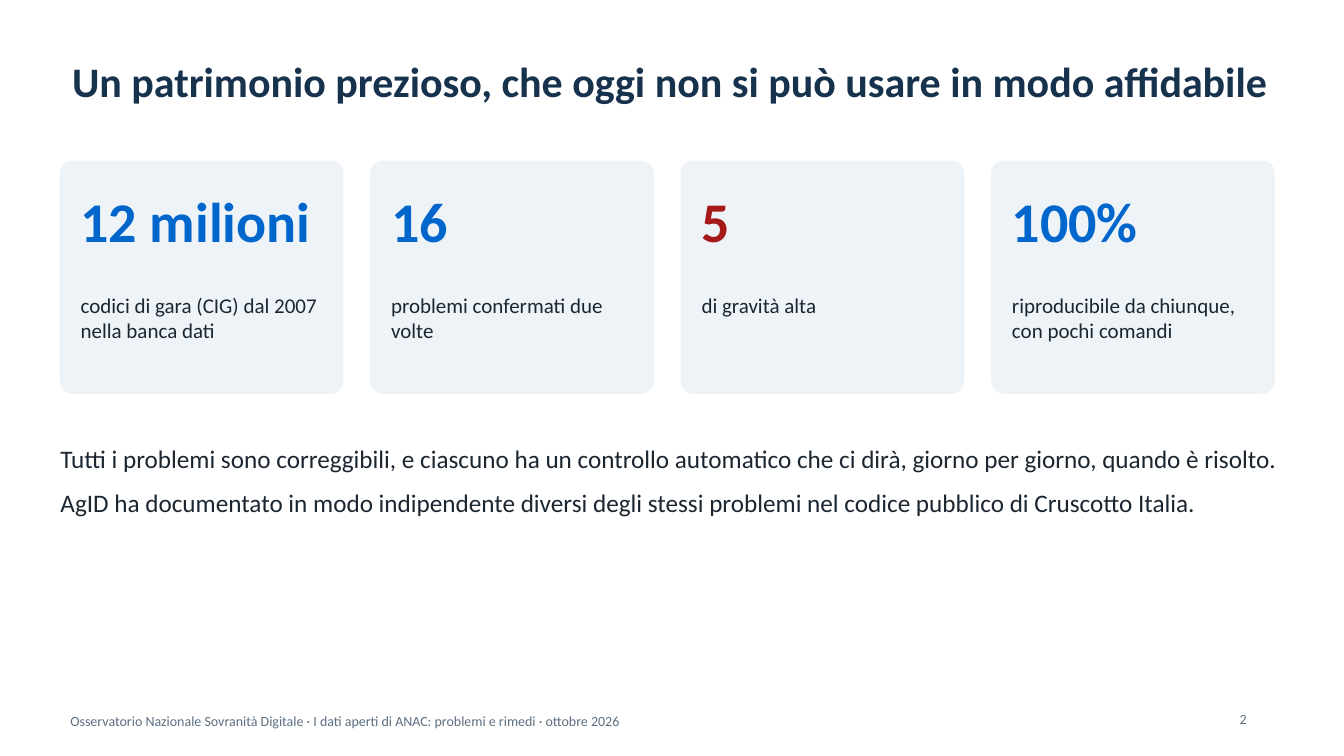
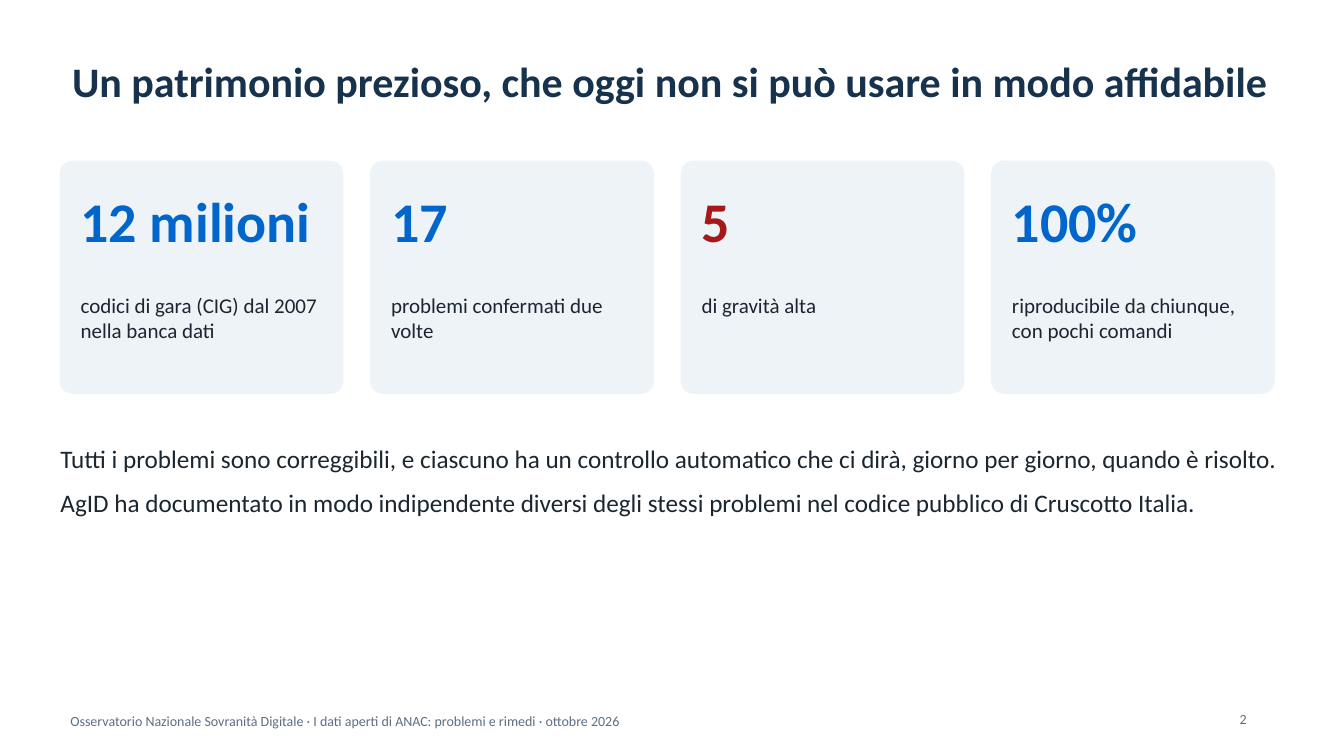
Before and after one commit to mxmap-it/analisi-spesa-ict, a slide deck: slide 2 of report/anac/presentazione-anac-2026-10.pptx. Drawn at 1344x756 pixels with LibreOffice and Linux fonts; fonts in the diff are those of the drawing. Boxes give left, top, right and bottom in pixels: in the first picture for what was removed or moved away, otherwise in the second. Text is boxed around its words. In the diff, an @@ line names an element or a change of style, - is before the commit and + after.

```diff
--- a/report/anac/presentazione-anac-2026-10.pptx
+++ b/report/anac/presentazione-anac-2026-10.pptx
@@ text at [391, 205, 448, 242]: text changed @@
-16
+17
```
Also in this commit, not shown: 2 other slides changed, 12 other files.
